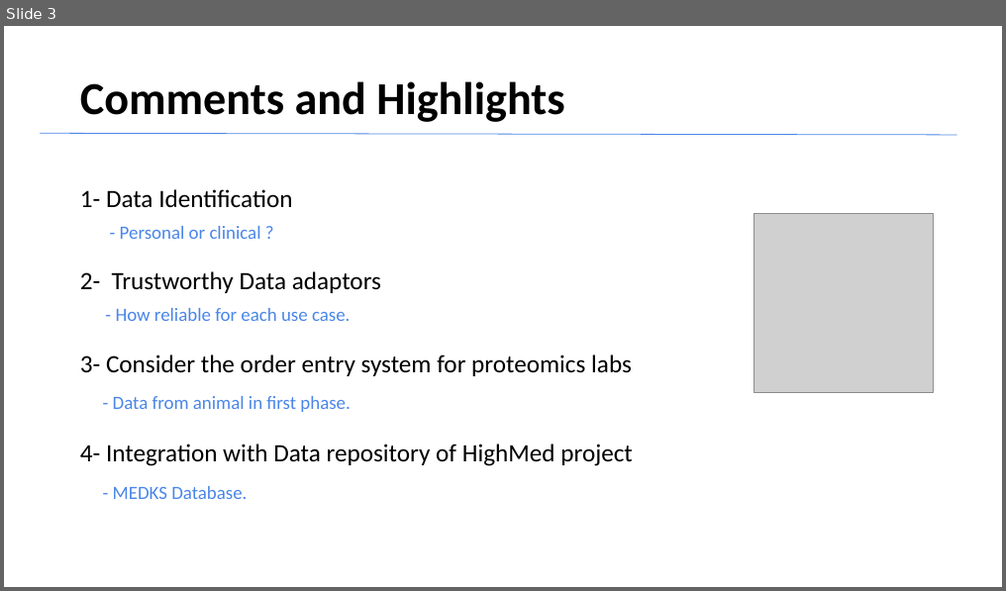
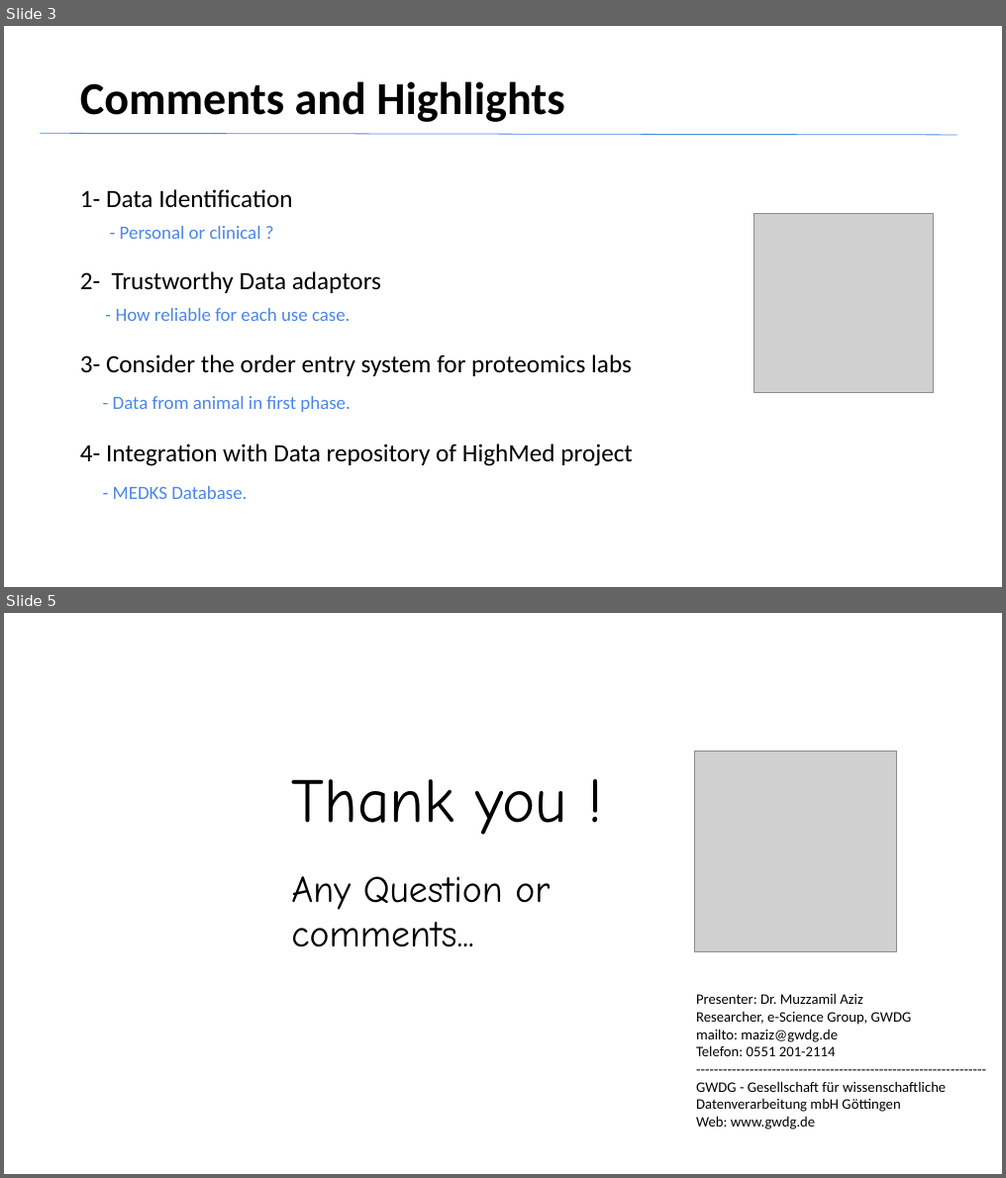
Before and after one commit to arfazel/ArCare, a slide deck: GPF-Presentation1.pptx. Shown one above the other, each under a label of ours: slide 3 before the commit, slides 3 and 5 after it; the slides between them are not shown. The pictures are 1006x591 and 1006x1178 pixels, drawn with LibreOffice and Linux fonts; fonts in the diff are those of the drawing; grey boxes stand for pictures; background and template pictures are left out. Boxes give left, top, right and bottom in pixels: in the first picture for what was removed or moved away, otherwise in the second. Text is boxed around its words. In the diff, an @@ line names an element or a change of style, - is before the commit and + after.

```diff
--- a/GPF-Presentation1.pptx
+++ b/GPF-Presentation1.pptx
@@ slide 5 added at (x1=4, y1=613, x2=1002, y2=1174), background picture (left out) @@
@@ picture added at (x1=695, y1=751, x2=896, y2=953) @@
@@ text added at (x1=291, y1=779, x2=567, y2=948), 36 pt, text #000000 @@
+Thank you !
+Any Question or comments...
@@ text added at (x1=696, y1=993, x2=945, y2=1130), 14 pt, text #000000 @@
+Presenter: Dr. Muzzamil Aziz
+Researcher, e-Science Group, GWDG
+mailto: maziz@gwdg.de
+Telefon: 0551 201-2114
+-----------------------------------------------------------------
+GWDG - Gesellschaft für wissenschaftliche
+Datenverarbeitung mbH Göttingen
+Web: www.gwdg.de
```
Also in this commit, not shown: 2 slides changed, 1 slide removed.
